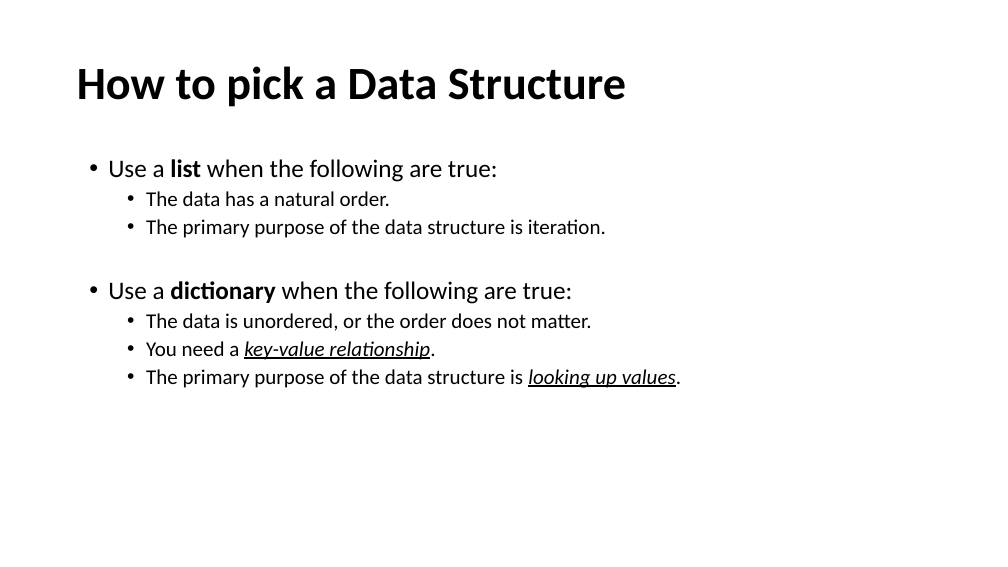
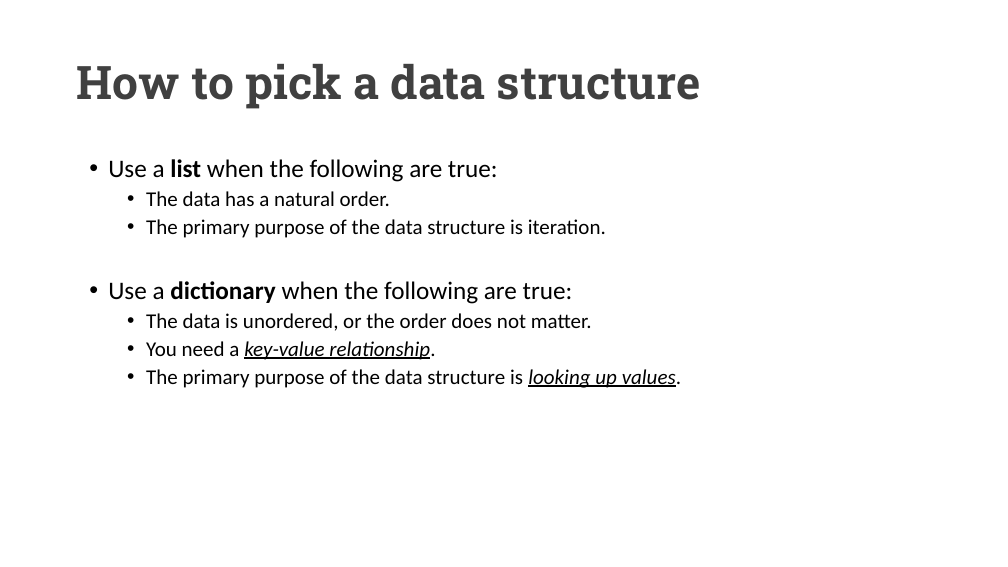
Before and after one commit to UCLL-PR2/exercises, a slide deck: slide 14 of 03-iterable&generators/programming2_iterable.pptx. Drawn at 1008x567 pixels with LibreOffice and Linux fonts; fonts in the diff are those of the drawing. Boxes give left, top, right and bottom in pixels: in the first picture for what was removed or moved away, otherwise in the second. Text is boxed around its words. In the diff, an @@ line names an element or a change of style, - is before the commit and + after.

```diff
--- a/03-iterable&generators/programming2_iterable.pptx
+++ b/03-iterable&generators/programming2_iterable.pptx
@@ title at (77,64,701,109): text changed; font Calibri to Roboto Slab; text colour #000000 to #404040 @@
-How to pick a Data Structure
+How to pick a data structure
```
Also in this commit, not shown: 25 other slides changed, 5 slides added, 1 slide removed.
